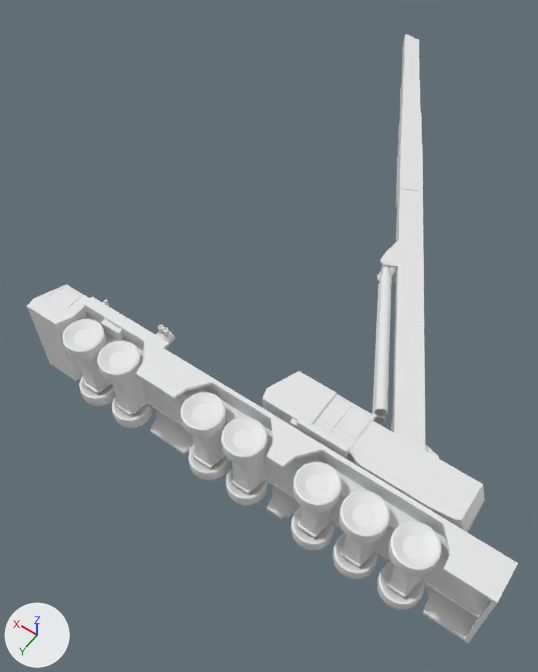
Two versions of the Blender file Assets/Art/Spring 2026 Art/CraneExtended (1).blend, one commit apart.
Camera for both pictures: a 50 mm lens placed at (-122.0, 162.0, 326.0), pointed at (24.0, -42.0, 5.0). Lighting does not change. The marker at lower left points along +X, +Y and +Z. The older version comes first.

In view in the first picture: 'crane.003', 'crane.005'.
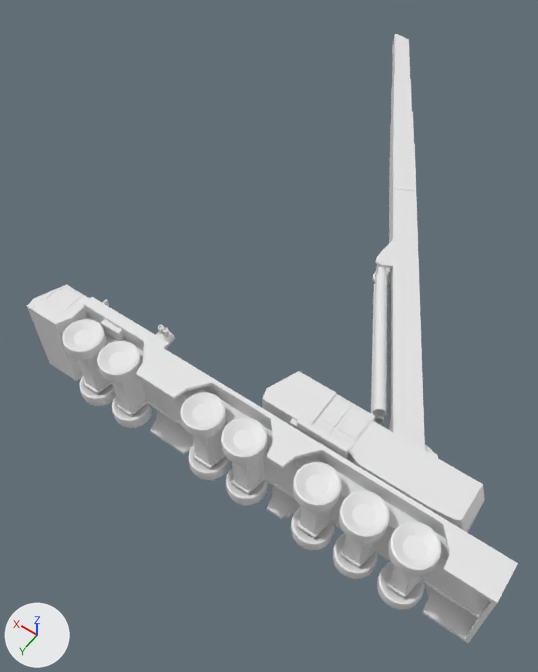
Edits to the scene script, one JSON object a line:
```json
{"op": "set", "path": "ob_crane_005.location", "old": "(-8.0, -46.4, 30.6)", "new": "(-6.8, -44.8, 30.6)"}
{"op": "set", "path": "ob_crane_005.rotation_euler", "old": "(3.168, 0.05, -1.079)", "new": "(3.17, 0.0505, -1.058)", "note": "degrees (182, 2.9, -62) -> degrees (182, 2.9, -61)"}
{"op": "set", "path": "ob_crane_003.rotation_euler", "old": "(3.138, 0.0, 0.0)", "new": "(3.136, 0.0, 0.0)", "note": "degrees (180, 0, 0)"}
```

Pixel boxes [x1, y1, x2, y2] of what changed, in the pictures (538 x 672 px):
```json
{"object": "crane.003", "change": "turned", "before": [27, 284, 518, 643], "after": [27, 284, 518, 643]}
{"object": "crane.005", "change": "moved, turned", "before": [372, 34, 439, 458], "after": [371, 34, 438, 458]}
```
